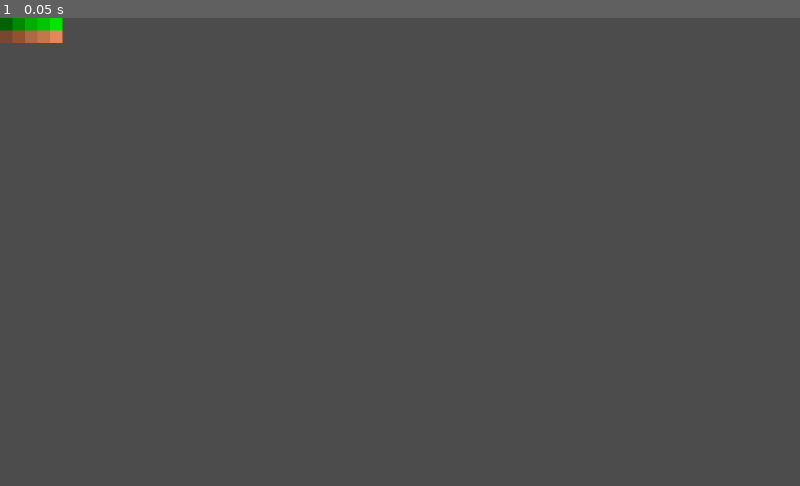
Above: before the commit, frame 1.
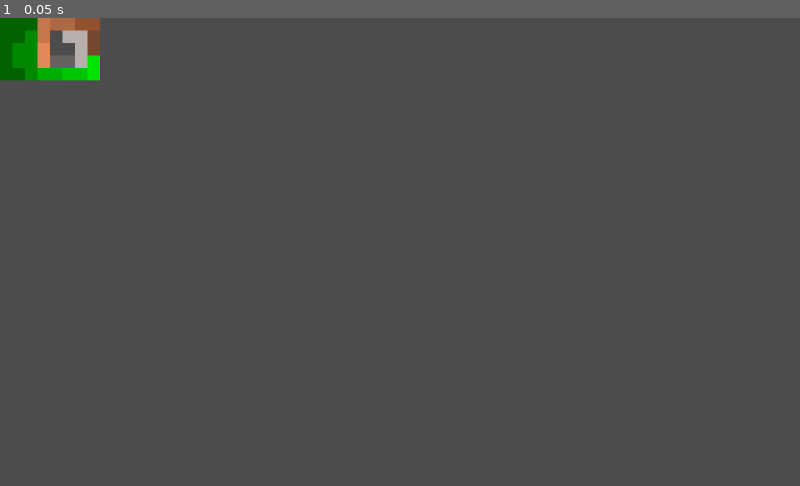
Above: after the commit, the same moment.

Repository: twiederk/HeightMapRenderer
Game: Godot game, scene res://World.tscn
Two runs of this game, one before a commit and one after it. Both use one fixed random seed, a clock stepped at 60 frames per second and the inputs below.
Inputs:
- Up to frame 1 (0.05 s): no input

The runs differ from the first frame. In frame 1, 1.5% of the frame differs, in the area x 0-13%, y 0-14%.

Commit message:
Render test data as height map

Diff:
--- a/World.gd
+++ b/World.gd
@@ -1,32 +1,35 @@
 extends Node2D
 
-var width = 20  # width of map (in tiles)
-var height = 12  # height of map (in tiles)
+#aabqponm
+#abcryxxl
+#accszzxk
+#acctuvwj
+#abdefghi
 
-var row1 = [0, 1, 2, 3, 4]
-var row2 = [5, 6, 7, 8, 9]
-var height_map = [row1, row2]
-
+var row1 = "aabqponm"
+var row2 = "abcryxxl"
+var row3 = "accszzxk"
+var row4 = "acctuvwj"
+var row5 = "abdefghi"
+var height_map = [row1, row2, row3, row4, row5]
 
 var colors = [0, 1, 2, 3, 4, 5, 6, 7, 8, 9, 10, 11, 12]
 
 
-# get a reference to the map for convenience
 onready var Map = $TileMap
 
 func _ready():
-#	randomize()
-#	tile_size = Map.cell_size
-	make_maze()
+	make_height_map()
 
 
-func make_maze():
-#	var unvisited = []  # array of unvisited tiles
-#	var stack = []
-	# fill the map with solid tiles
+func make_height_map():
 	Map.clear()
-	for x in range(height_map[0].size()):
-		for y in range(height_map.size()):
-#			unvisited.append(Vector2(x, y))
-			var height = height_map[y][x]
-			Map.set_cellv(Vector2(x, y), colors[height])
+	for row in range(height_map.size()):
+		for col in range(height_map[0].length()):
+			var height: int = get_height(height_map[row].ord_at(col))
+			var scaled_height = height / 2
+			Map.set_cellv(Vector2(col, row), colors[scaled_height])
+
+
+func get_height(height :int) -> int:
+	return height - ord("a")
